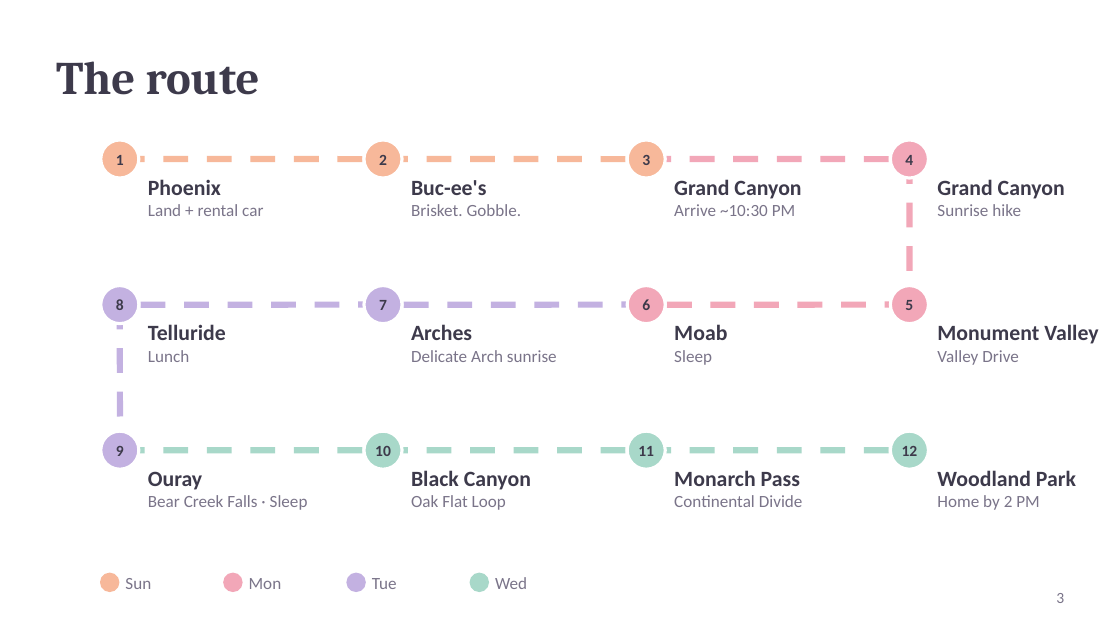
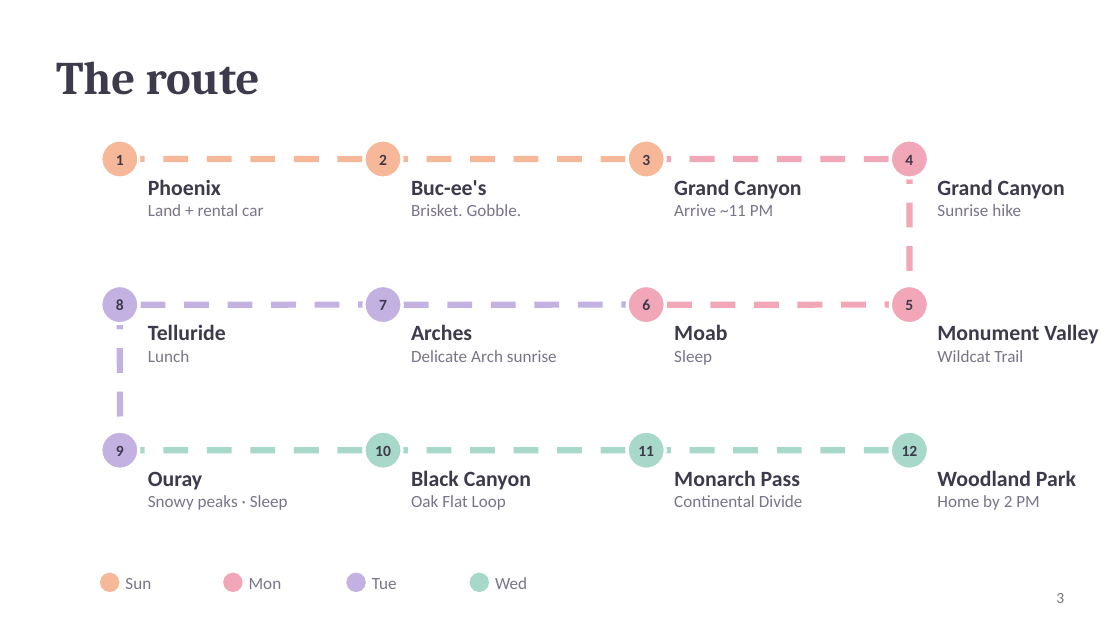
Before and after one commit to kohl-crypto/desert-to-divide, a slide deck: slide 3 of Desert-to-Divide-Tour-Guide.pptx. Drawn at 1120x630 pixels with LibreOffice and Linux fonts; fonts in the diff are those of the drawing. Boxes give left, top, right and bottom in pixels: in the first picture for what was removed or moved away, otherwise in the second. Text is boxed around its words. In the diff, an @@ line names an element or a change of style, - is before the commit and + after.

```diff
--- a/Desert-to-Divide-Tour-Guide.pptx
+++ b/Desert-to-Divide-Tour-Guide.pptx
@@ text at [674, 204, 773, 216]: text changed @@
-Arrive ~10:30 PM
+Arrive ~11 PM
@@ text at [937, 350, 1023, 362]: text changed @@
-Valley Drive
+Wildcat Trail
@@ text at [148, 495, 288, 510]: text changed @@
-Bear Creek Falls · Sleep
+Snowy peaks · Sleep
```
Also in this commit, not shown: 13 other slides changed, 4 other files.
